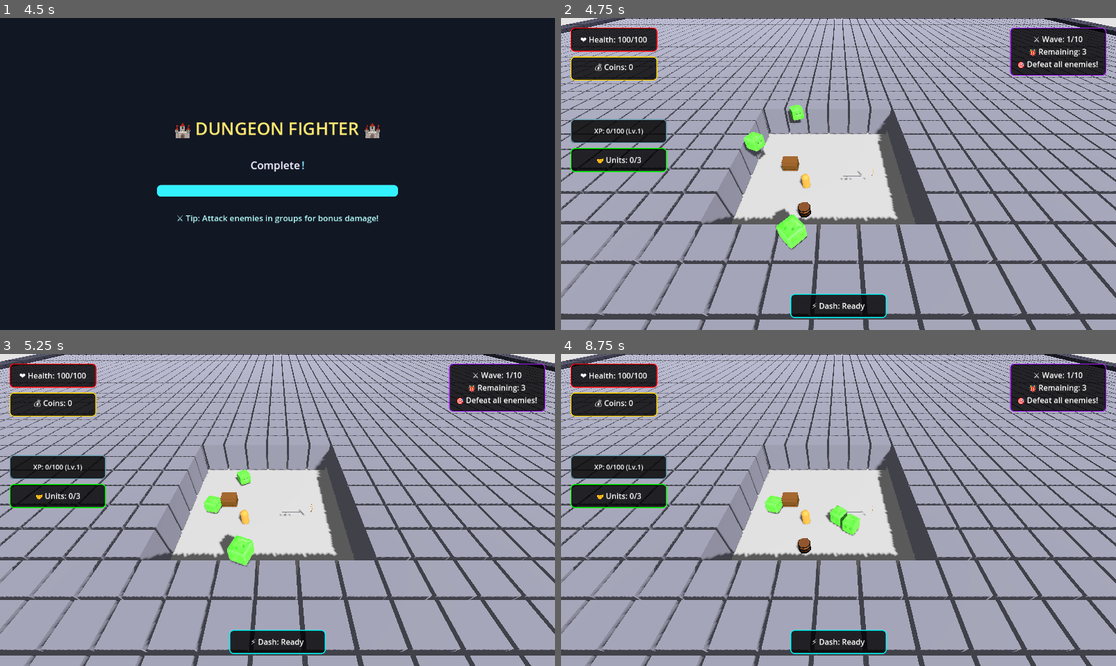
Above: before the commit, frames 1-4 (two rows, left to right).
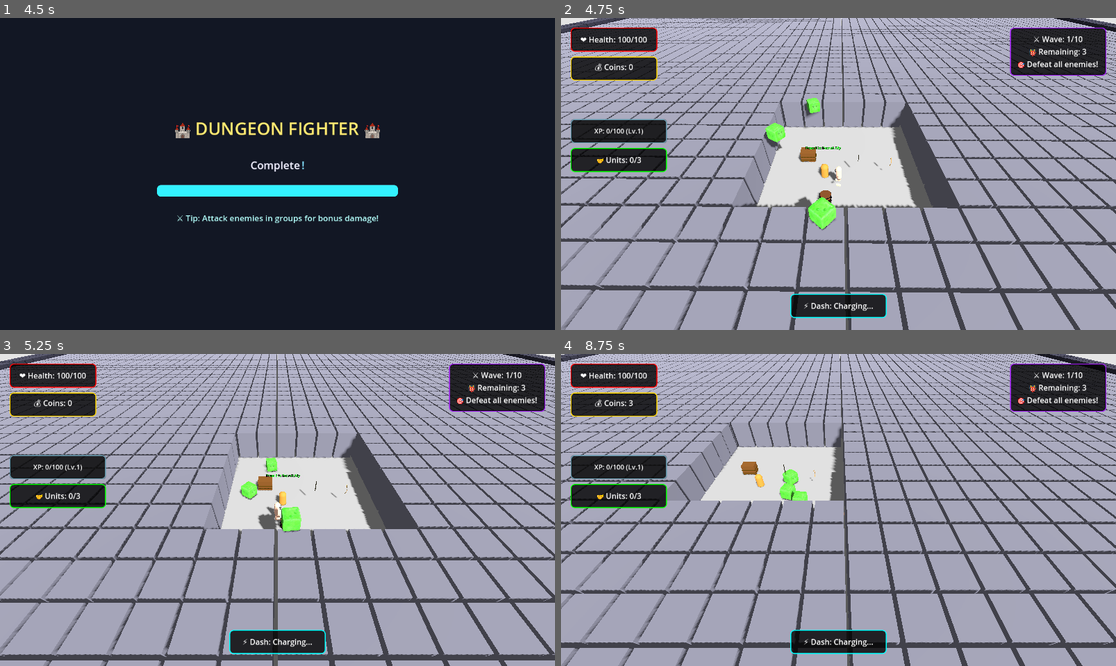
Above: after the commit, the same moments.

Repository: thaner66666666/game-1
Game: Godot game, scene res://Scenes/main.tscn
The game is run twice, just before and just after one commit, with the same random seed, the same clock (stepped at 60 frames per second) and the same inputs.
Inputs (mouse positions are in pixels of both pictures, inside the frame that each line leads up to):
- Up to frame 1 (4.5 s): tap Enter at 0.5, 4.25 s; move the mouse to (399, 158) at 0.52 s; hold D (move_right) 0.53-1.28 s; click (399, 158) at 0.6 s; move the mouse to (166, 189) at 1.27 s; hold S (move_down) 1.28-2.03 s; tap Space (dash) at 1.35, 3.5, 4.35 s; move the mouse to (333, 105) at 2.02 s; hold D (move_right) 2.03-2.78 s; hold Q (drop_weapon) 2.03-2.78 s; move the mouse to (249, 236) at 2.77 s; hold W (move_up) 2.78-3.53 s; tap E (interaction) at 2.85 s; click (249, 236) at 2.92 s; move the mouse to (444, 220) at 3.52 s; hold A (move_left) from 3.53 s (still down); click (444, 220) at 3.6 s; move the mouse to (111, 127) at 4.27 s
- Up to frame 2 (4.75 s): keep holding A (move_left)
- Up to frame 3 (5.25 s): move the mouse to (305, 510) at 5.02 s; release A (move_left) at 5.03 s; hold S (move_down) from 5.03 s (still down); hold Q (drop_weapon) from 5.03 s (still down); click (305, 510) at 5.17 s
- Up to frame 4 (8.75 s): move the mouse to (755, 432) at 5.77 s; release S (move_down) at 5.78 s; release Q (drop_weapon) at 5.78 s; hold D (move_right) 5.78-6.53 s; tap E (interaction) at 5.85 s; move the mouse to (960, 494) at 6.52 s; hold W (move_up) 6.53-7.28 s; click (960, 494) at 6.6 s; move the mouse to (727, 525) at 7.27 s; hold D (move_right) 7.28-8.03 s; tap Space (dash) at 7.35 s; click (727, 525) at 7.42 s; move the mouse to (894, 441) at 8.02 s; hold S (move_down) from 8.03 s (still down); hold Q (drop_weapon) from 8.03 s (still down)

Frame 1 is identical in both runs. In frame 2, 33% of the frame differs, in the area x 0-100%, y 0-100%; in frame 3, 34%; in frame 4, 37%.
Error before the commit: Parse Error: Could not resolve class "CharacterAppearanceManager", because of a parser error. (res://dot)

Commit message:
STABLE WALKING

Diff:
--- a/dot gds/CharacterAppearanceManager.gd
+++ b/dot gds/CharacterAppearanceManager.gd
@@ -555,10 +555,10 @@
 		right_foot.position = right_foot_origin
 		return
 
-	# Shuffle: small, quick steps
+	# Shuffle: extremely visible steps
 	var walk_cycle_speed = clamp(speed * 4.0, 6.0, 12.0)
-	var stride = 0.04  # Small stride for shuffle
-	var lift = 0.01    # Very little lift for shuffle
+	var stride = 0.28  # Extreme stride for shuffle (was 0.12)
+	var lift = 0.09    # Extreme lift for shuffle (was 0.03)
 	var phase = anim_time * walk_cycle_speed
 
 	# Left foot
@@ -573,57 +573,3 @@
 	var interp_speed = clamp(delta * 16.0, 0.0, 1.0)
 	left_foot.position = left_foot.position.lerp(left_target, interp_speed)
 	right_foot.position = right_foot.position.lerp(right_target, interp_speed)
-
-
-static func _create_feet(character: CharacterBody3D, cfg := {}):
-	"""Floating feet with shape and position options.
-	All foot shapes use BoxMesh for safety and appropriateness."""
-	var shape = cfg.get("shape", "bare")
-	var size = cfg.get("size", FOOT_SIZE)
-	var dist = cfg.get("distance", 0.25)
-	var height = cfg.get("height", -1.05) + 0.2 - 0.05
-	var scale_vec = Vector3(0.85 * 0.75, 0.85, 0.85)
-
-	print("🦶 Creating feet for character: ", character.name)
-
-	# Clear any existing feet first to prevent naming conflicts
-	var existing_left = character.get_node_or_null("LeftFoot")
-	var existing_right = character.get_node_or_null("RightFoot")
-	if existing_left:
-		existing_left.queue_free()
-	if existing_right:
-		existing_right.queue_free()
-
-	# Only BoxMesh is allowed for all foot shapes for safety and style consistency.
-	for i in [-1, 1]:
-		var foot = MeshInstance3D.new()
-		var foot_name = "LeftFoot" if i < 0 else "RightFoot"
-
-		var mesh = BoxMesh.new()
-		match shape:
-			"bare":
-				mesh.size = Vector3(size.x * 1.7, size.y * 2.5, size.z * 1.7)
-				foot.scale = scale_vec
-			"boot":
-				mesh.size = Vector3(size.x * 1.8, size.y * 2.5, size.z * 1.9)
-				foot.scale = scale_vec
-			"small":
-				mesh.size = Vector3(size.x * 1.2, size.y * 2.2, size.z * 1.2)
-				foot.scale = scale_vec
-			"wide":
-				mesh.size = Vector3(size.x * 2.2, size.y * 2.5, size.z * 2.2)
-				foot.scale = scale_vec
-			_:
-				mesh.size = Vector3(size.x * 1.2, size.y * 2.2, size.z * 1.2)
-				foot.scale = scale_vec
-		foot.mesh = mesh
-		foot.position = Vector3(i * dist, height, 0)
-		foot.material_override = SKIN_MATERIAL
-
-		# Set name before adding to prevent conflicts
-		foot.name = foot_name
-
-		# Add to character
-		character.add_child(foot)
-
-		print("✅ Created foot: ", foot.name, " at position: ", foot.position, " final name: ", foot.name)
